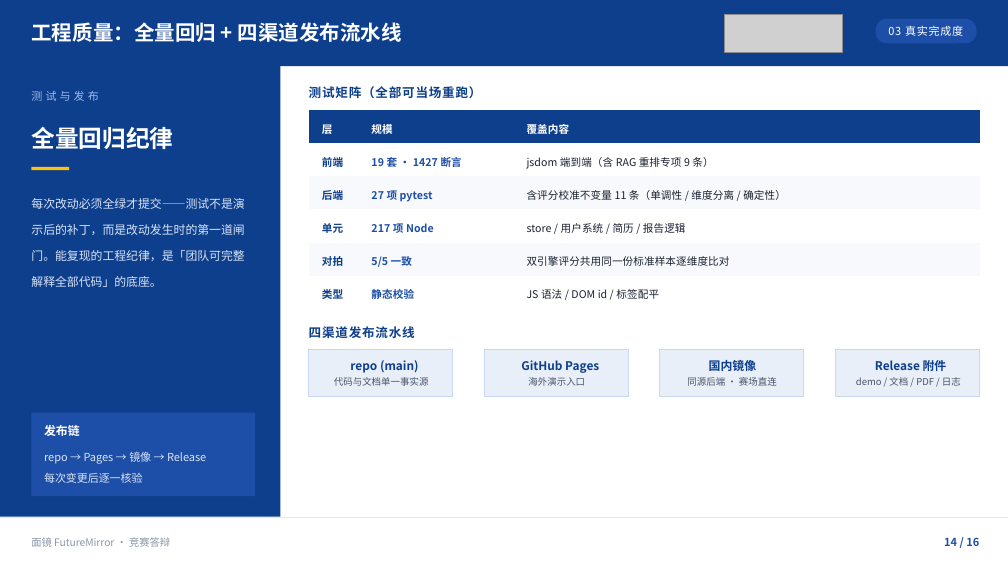
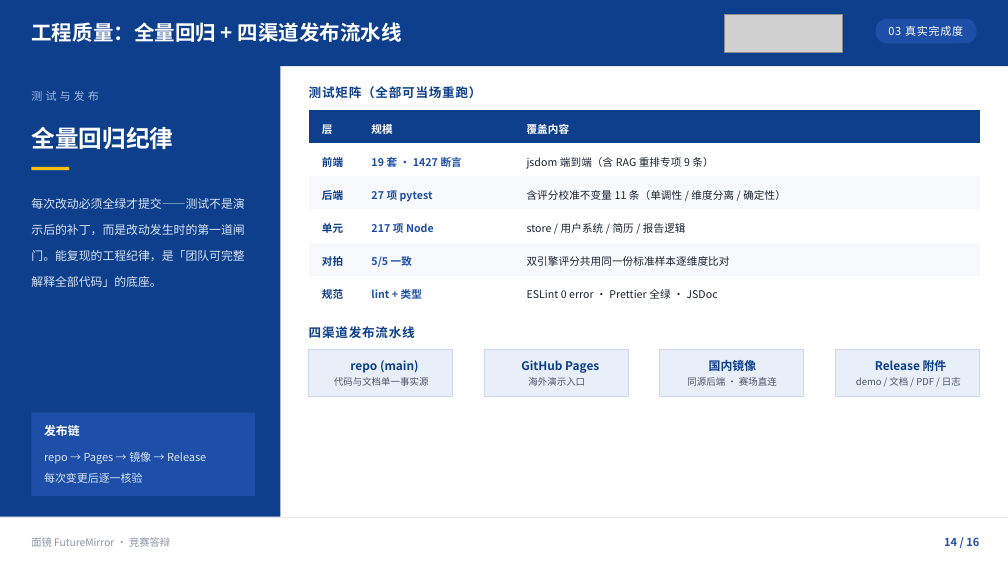
Before and after one commit to Penguin-Zhou/FutureMirror, a slide deck: slide 14 of docs/FutureMirror答辩.pptx. Drawn at 1008x567 pixels with LibreOffice and Linux fonts; fonts in the diff are those of the drawing; grey boxes stand for pictures; background and template pictures are left out. Boxes give left, top, right and bottom in pixels: in the first picture for what was removed or moved away, otherwise in the second. Text is boxed around its words. In the diff, an @@ line names an element or a change of style, - is before the commit and + after.

Commit message:
docs(pptx): 测试矩阵「类型/静态校验」行升级为「规范/lint+类型」——体现 ESLint 10 · Prettier 3 · JSDoc 门禁

```diff
--- a/docs/FutureMirror答辩.pptx
+++ b/docs/FutureMirror答辩.pptx
@@ table at [309,110,980,309] @@
-row 6: 类型 | 静态校验 | JS 语法 / DOM id / 标签配平
+row 6: 规范 | lint + 类型 | ESLint 0 error · Prettier 全绿 · JSDoc
```
